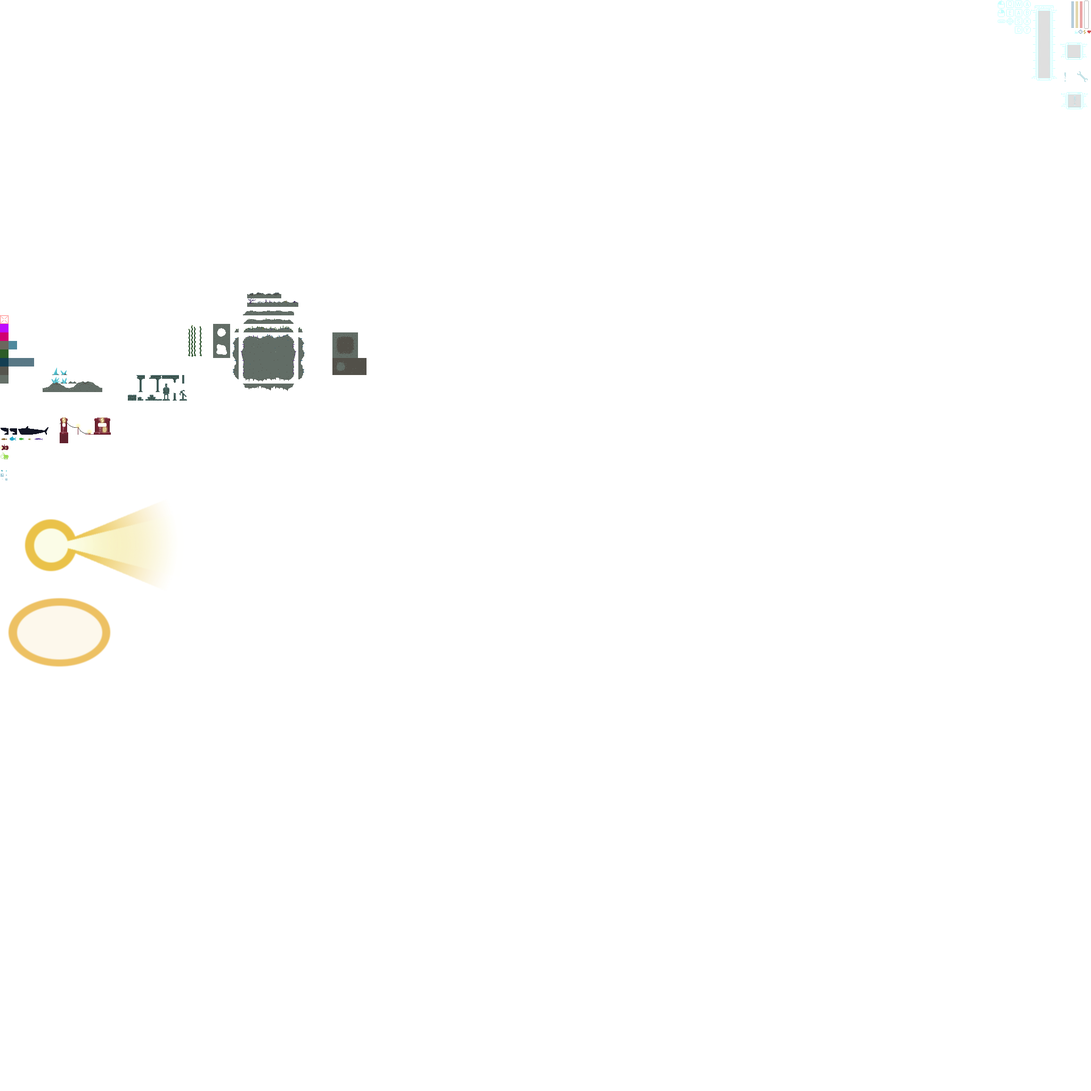
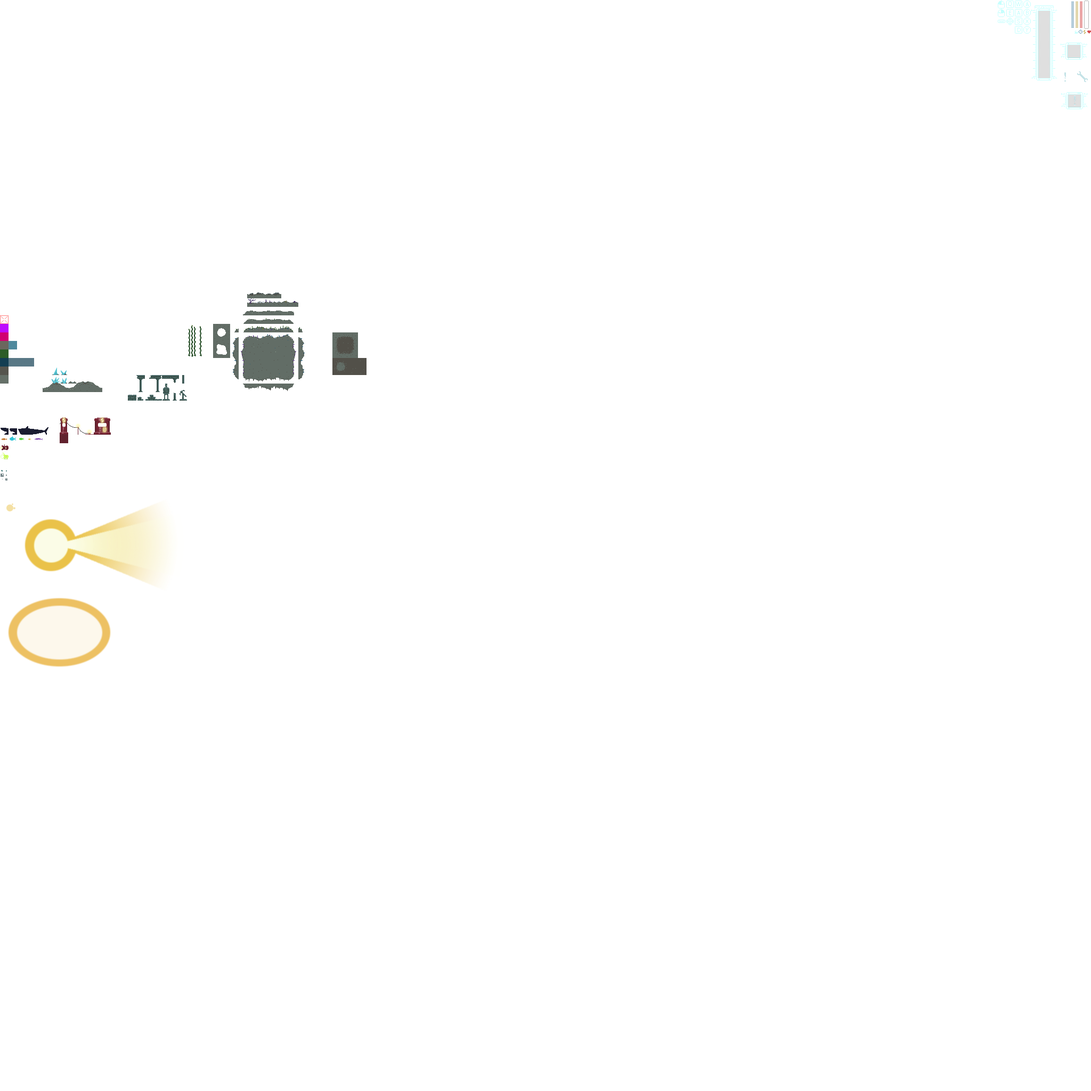
Before/after of a 1091 × 1091 layered artwork. What changed in the layer stack:
painted on "TileColorAdjust" over [left=0, top=426, right=49, bottom=481]
painted on "Tiles" (2nd of 2, in "Tiles") over [left=0, top=470, right=8, bottom=481]
added group "sub running lights" with 2 layers in group "light beams" over [left=6, top=503, right=16, bottom=512]
added layer "Lights" (50%) in group "sub running lights" over [left=6, top=503, right=16, bottom=512]
